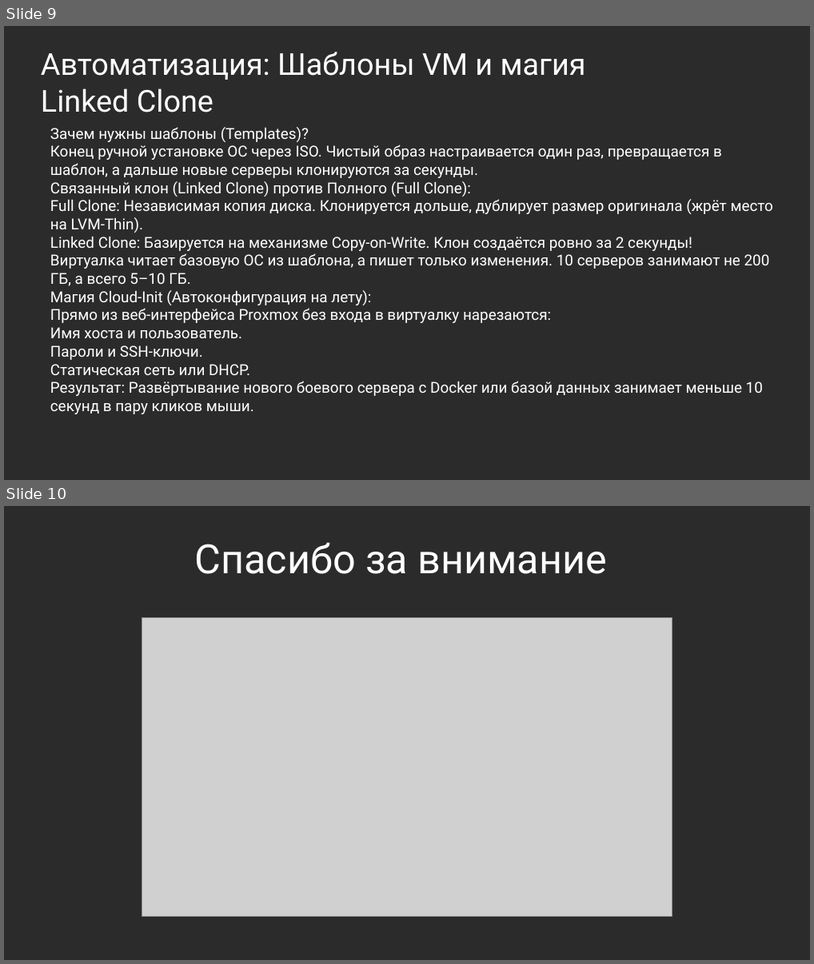
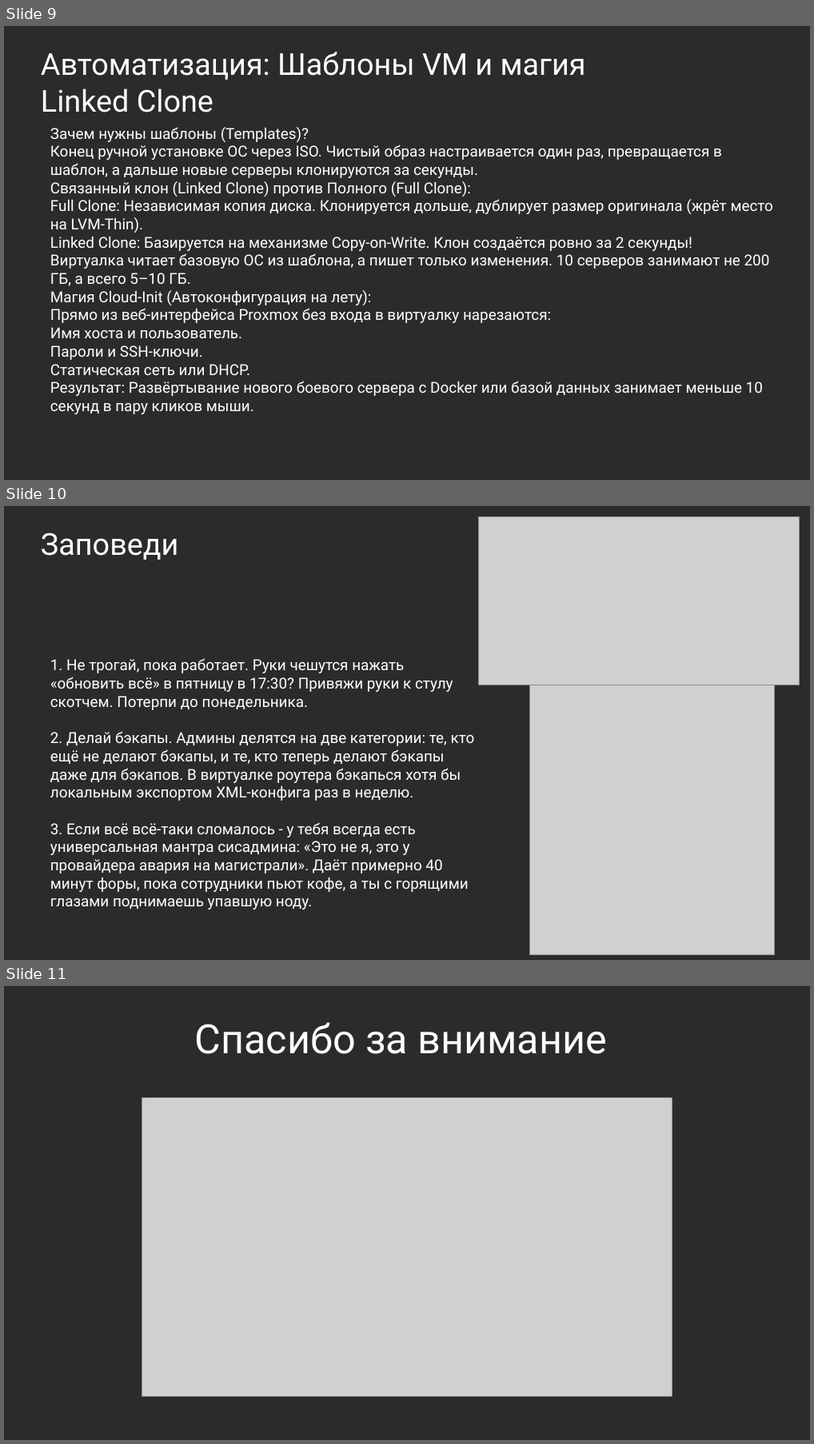
Before and after one commit to madnessman666/proxmox-ve-project, a slide deck: Презентация1.pptx. Shown one above the other, each under a label of ours: slides 9 and 10 before the commit, slides 9, 10 and 11 after it. The pictures are 814x964 and 814x1444 pixels, drawn with LibreOffice and Linux fonts; fonts in the diff are those of the drawing; grey boxes stand for pictures; background and template pictures are left out; a plain dark background stands for a picture behind light text. Boxes give left, top, right and bottom in pixels: in the first picture for what was removed or moved away, otherwise in the second. Text is boxed around its words. In the diff, an @@ line names an element or a change of style, - is before the commit and + after.

```diff
--- a/Презентация1.pptx
+++ b/Презентация1.pptx
@@ slide 10 added at box(4, 506, 810, 960), background picture (left out) @@
@@ picture added at box(479, 516, 799, 684) @@
@@ text added at box(41, 532, 179, 560), 36 pt, text #FFFFFF @@
+Заповеди
@@ text added at box(50, 658, 475, 909), 18 pt, text #FFFFFF @@
+1. Не трогай, пока работает. Руки чешутся нажать «обновить всё» в пятницу в 17:30? Привяжи руки к стулу скотчем. Потерпи до понедельника.
+2. Делай бэкапы. Админы делятся на две категории: те, кто ещё не делают бэкапы, и те, кто теперь делают бэкапы даже для бэкапов. В виртуалке роутера бэкапься хотя бы локальным экспортом XML-конфига раз в неделю.
+3. Если всё всё-таки сломалось - у тебя всегда есть универсальная мантра сисадмина: «Это не я, это у провайдера авария на магистрали». Даёт примерно 40 минут форы, пока сотрудники пьют кофе, а ты с горящими глазами поднимаешь упавшую ноду.
@@ picture added at box(530, 685, 774, 955) @@
@@ what was slide 10 is now slide 11 @@
```
Also in this commit, not shown: 1 slide changed.
